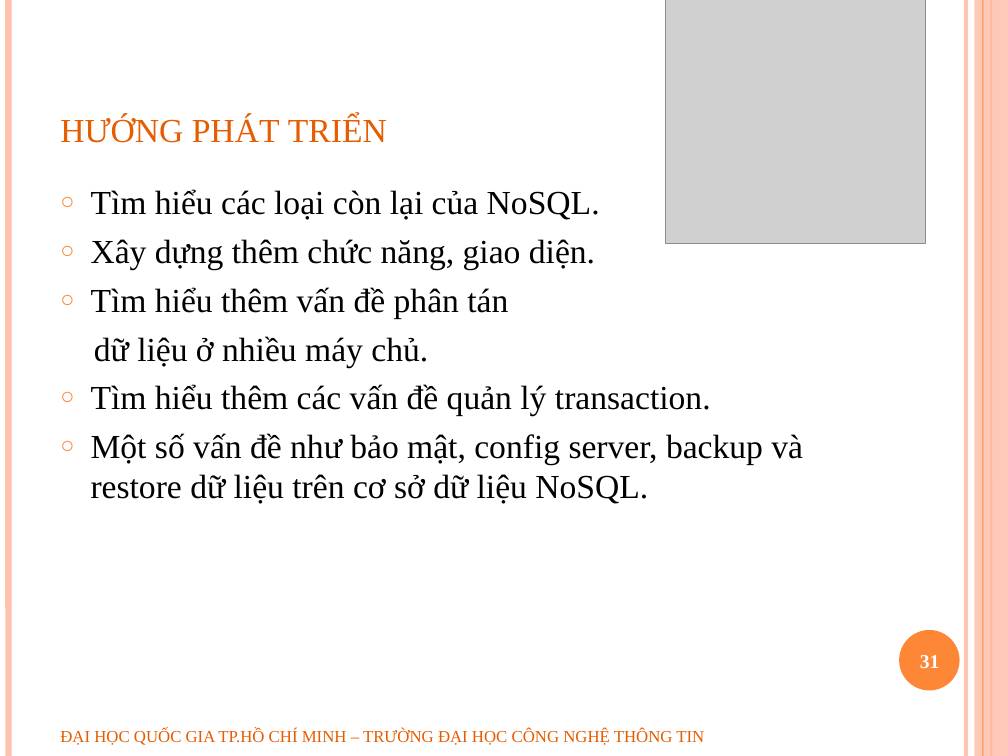
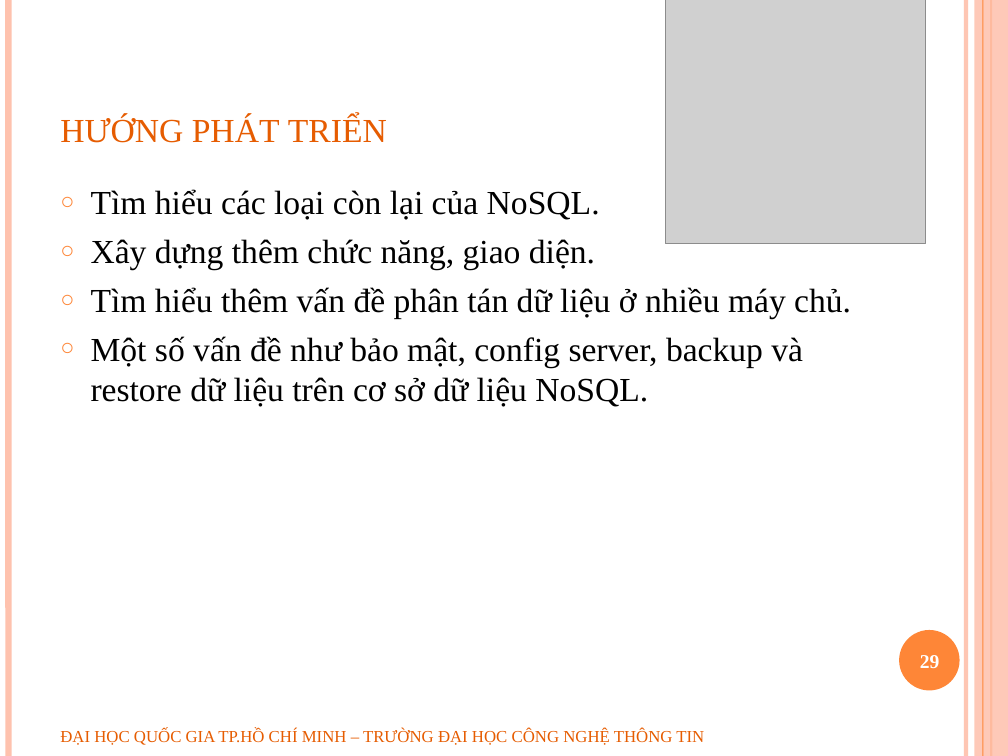
Before and after one commit to geovip/nosqlravendbuit, a slide deck: slide 29 of Document/slide bao cao.pptx (slide 31 before the commit). Drawn at 1008x756 pixels with LibreOffice and Linux fonts; fonts in the diff are those of the drawing; grey boxes stand for pictures; background and template pictures are left out. Boxes give left, top, right and bottom in pixels: in the first picture for what was removed or moved away, otherwise in the second. Text is boxed around its words. In the diff, an @@ line names an element or a change of style, - is before the commit and + after.

```diff
--- a/Document/slide bao cao.pptx
+++ b/Document/slide bao cao.pptx
@@ text at bbox=[91, 287, 851, 318]: text changed @@
-○ Tìm hiểu thêm vấn đề phân tán
-dữ liệu ở nhiều máy chủ.
-○ Tìm hiểu thêm các vấn đề quản lý transaction.
+○ Tìm hiểu thêm vấn đề phân tán dữ liệu ở nhiều máy chủ.
@@ page number at bbox=[920, 655, 940, 668]: text changed @@
-31
+29
```
Also in this commit, not shown: 3 other slides changed, 2 slides removed, 18 other files.
